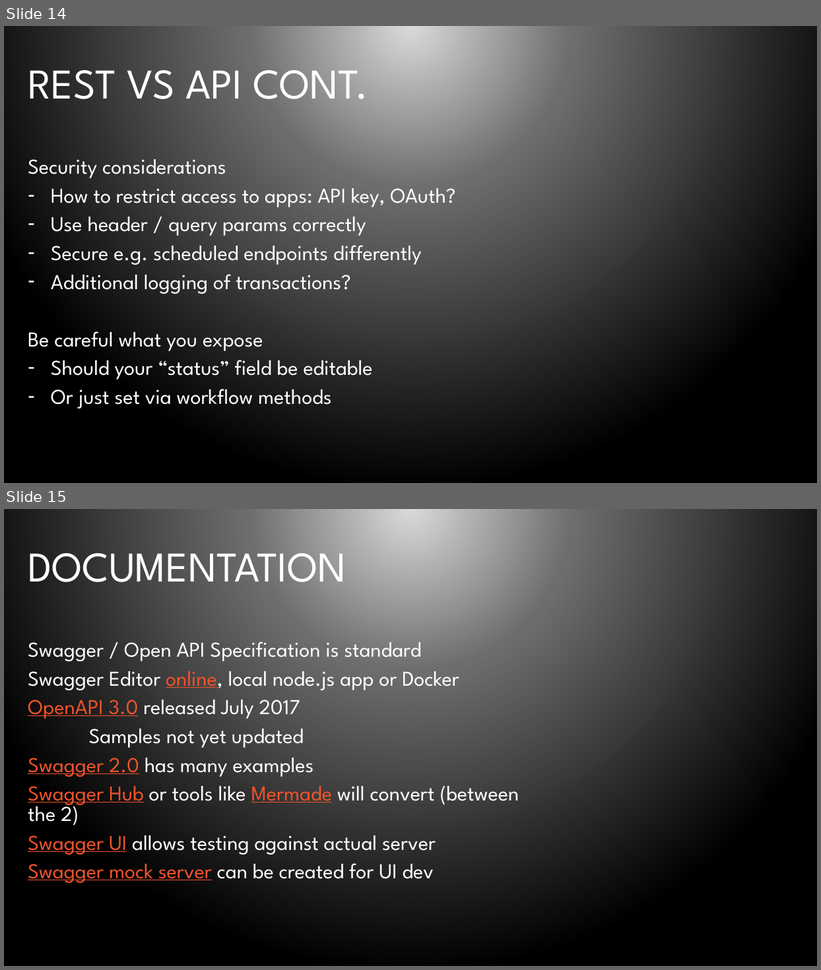
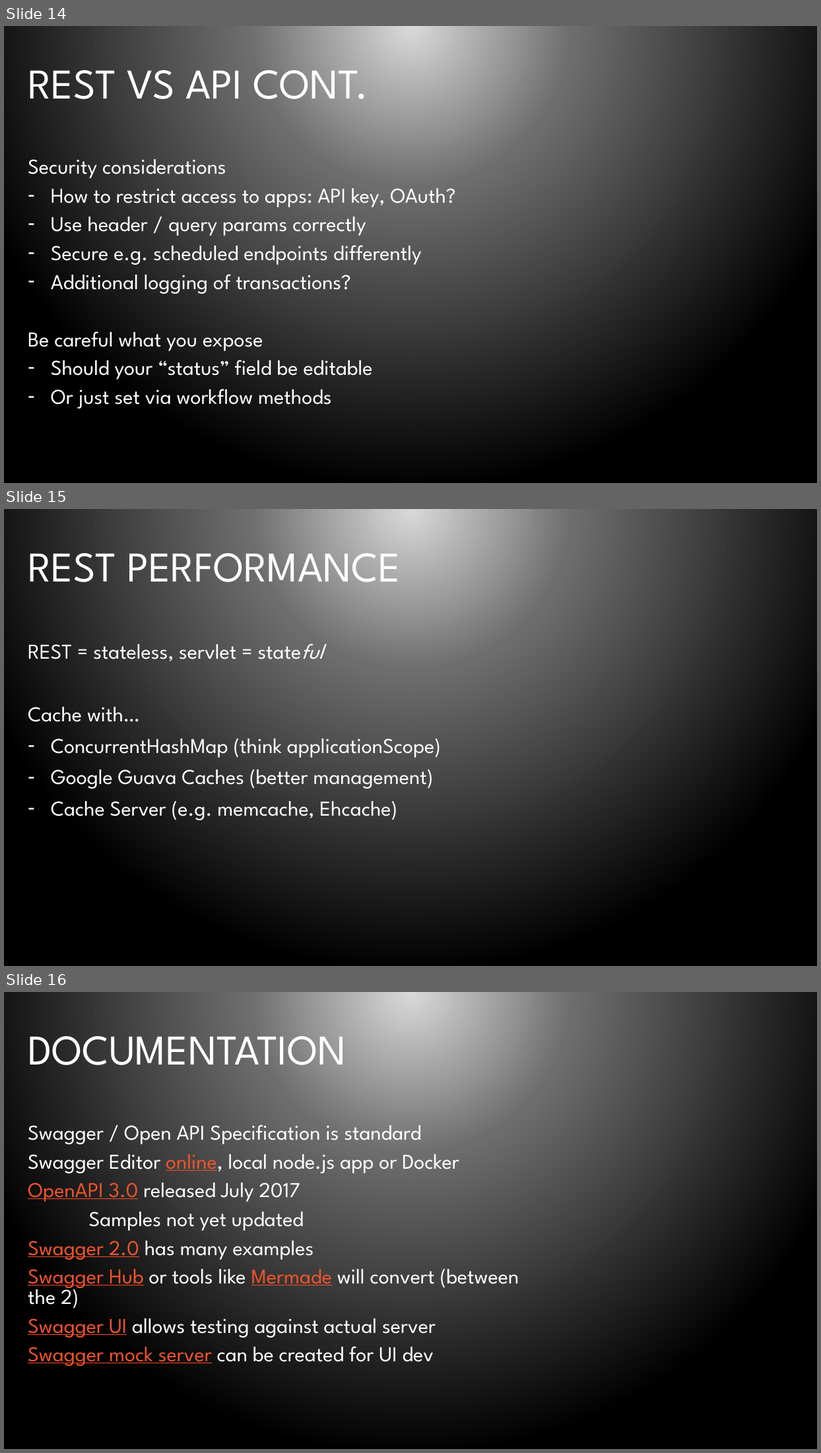
Before and after one commit to bleedingcode/domino-js-masterclass, a slide deck: presentation/8598 Domino and JS.pptx. Shown one above the other, each under a label of ours: slides 14 and 15 before the commit, slides 14, 15 and 16 after it. The pictures are 821x970 and 821x1453 pixels, drawn with LibreOffice and Linux fonts; fonts in the diff are those of the drawing; background and template pictures are left out. Boxes give left, top, right and bottom in pixels: in the first picture for what was removed or moved away, otherwise in the second. Text is boxed around its words. In the diff, an @@ line names an element or a change of style, - is before the commit and + after.

Commit message:
Slide about caching

```diff
--- a/presentation/8598 Domino and JS.pptx
+++ b/presentation/8598 Domino and JS.pptx
@@ slide 15 added at (4, 509, 817, 966), background gradient #D9D9D9 to #6D6D6D to #000000 @@
@@ title added at (28, 539, 400, 595), 50 pt, text #FFFFFF @@
+REST PERFORMANCE
@@ text added at (28, 644, 441, 821), 25 pt, text #FFFFFF @@
+REST = stateless, servlet = stateful
+Cache with…
+– ConcurrentHashMap (think applicationScope)
+– Google Guava Caches (better management)
+– Cache Server (e.g. memcache, Ehcache)
@@ what was slide 15 is now slide 16 @@
```
